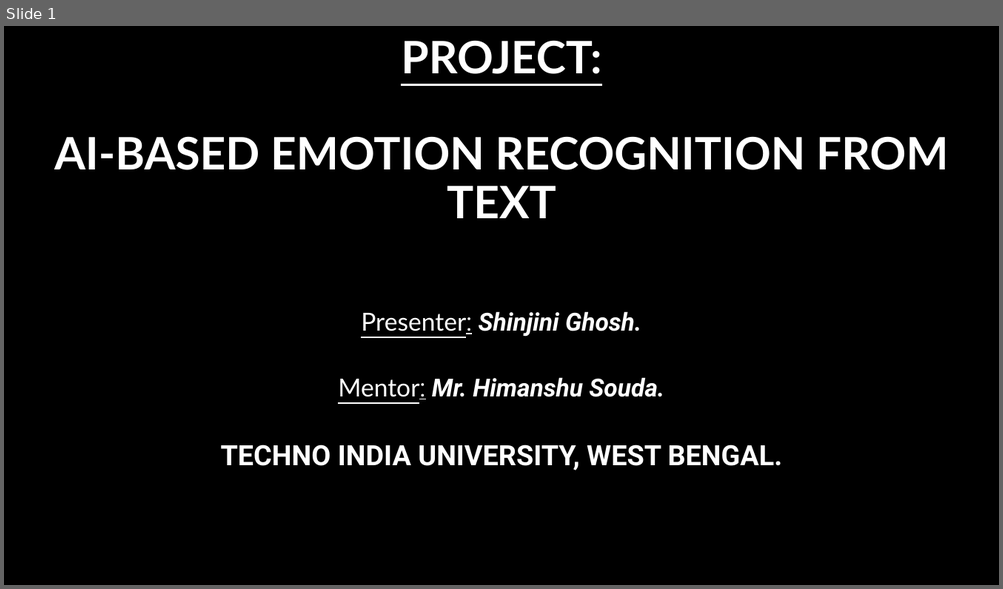
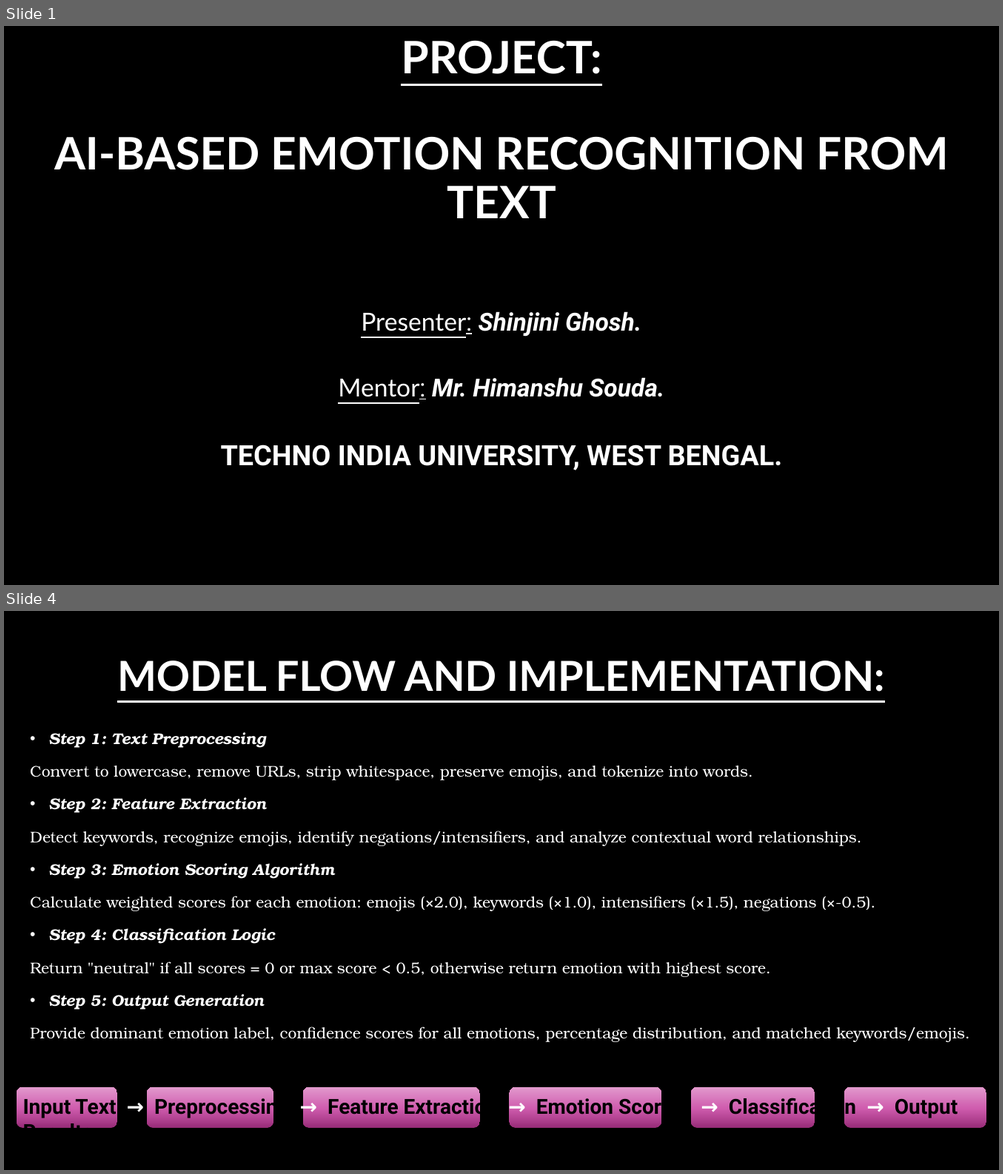
Before and after one commit to Selena200598/Emotion-Detection, a slide deck: Shinjini Ghosh ppt-Emotion Recognition System(IBM).pptx. Shown one above the other, each under a label of ours: slide 1 before the commit, slides 1 and 4 after it; the slides between them are not shown. The pictures are 1003x589 and 1003x1174 pixels, drawn with LibreOffice and Linux fonts; fonts in the diff are those of the drawing; background and template pictures are left out. Boxes give left, top, right and bottom in pixels: in the first picture for what was removed or moved away, otherwise in the second. Text is boxed around its words. In the diff, an @@ line names an element or a change of style, - is before the commit and + after.

```diff
--- a/Shinjini Ghosh ppt-Emotion Recognition System(IBM).pptx
+++ b/Shinjini Ghosh ppt-Emotion Recognition System(IBM).pptx
@@ slide 4 added at [4,611,999,1170], background picture (left out) @@
@@ title added at [117,661,885,692], 40 pt, text #FFFFFF, bold, underline @@
+MODEL FLOW AND IMPLEMENTATION:
@@ text added at [30,732,969,1042], 15 pt, text #FFFFFF @@
+• Step 1: Text Preprocessing
+Convert to lowercase, remove URLs, strip whitespace, preserve emojis, and tokenize into words.
+• Step 2: Feature Extraction
+Detect keywords, recognize emojis, identify negations/intensifiers, and analyze contextual word relationships.
+• Step 3: Emotion Scoring Algorithm
+Calculate weighted scores for each emotion: emojis (×2.0), keywords (×1.0), intensifiers (×1.5), negations (×-0.5).
+• Step 4: Classification Logic
+Return "neutral" if all scores = 0 or max score < 0.5, otherwise return emotion with highest score.
+• Step 5: Output Generation
+Provide dominant emotion label, confidence scores for all emotions, percentage distribution, and matched keywords/emojis.
@@ rounded rectangle added at [17,1088,117,1129], fill gradient #982C78 to #CF5CAE to #E29ACD @@
@@ text added at [23,1096,957,1128], 20 pt, text #000000, bold @@
+Input Text → Preprocessing → Feature Extraction → Emotion Scoring → Classification → Output Results
@@ rounded rectangle added at [147,1088,273,1129], fill gradient #982C78 to #CF5CAE to #E29ACD @@
@@ rounded rectangle added at [302,1088,479,1129], fill gradient #982C78 to #CF5CAE to #E29ACD @@
@@ rounded rectangle added at [509,1088,661,1129], fill gradient #982C78 to #CF5CAE to #E29ACD @@
@@ rounded rectangle added at [691,1088,814,1129], fill gradient #982C78 to #CF5CAE to #E29ACD @@
@@ rounded rectangle added at [844,1088,987,1129], fill gradient #982C78 to #CF5CAE to #E29ACD @@
```
Also in this commit, not shown: 5 other slides added, 6 slides removed.
